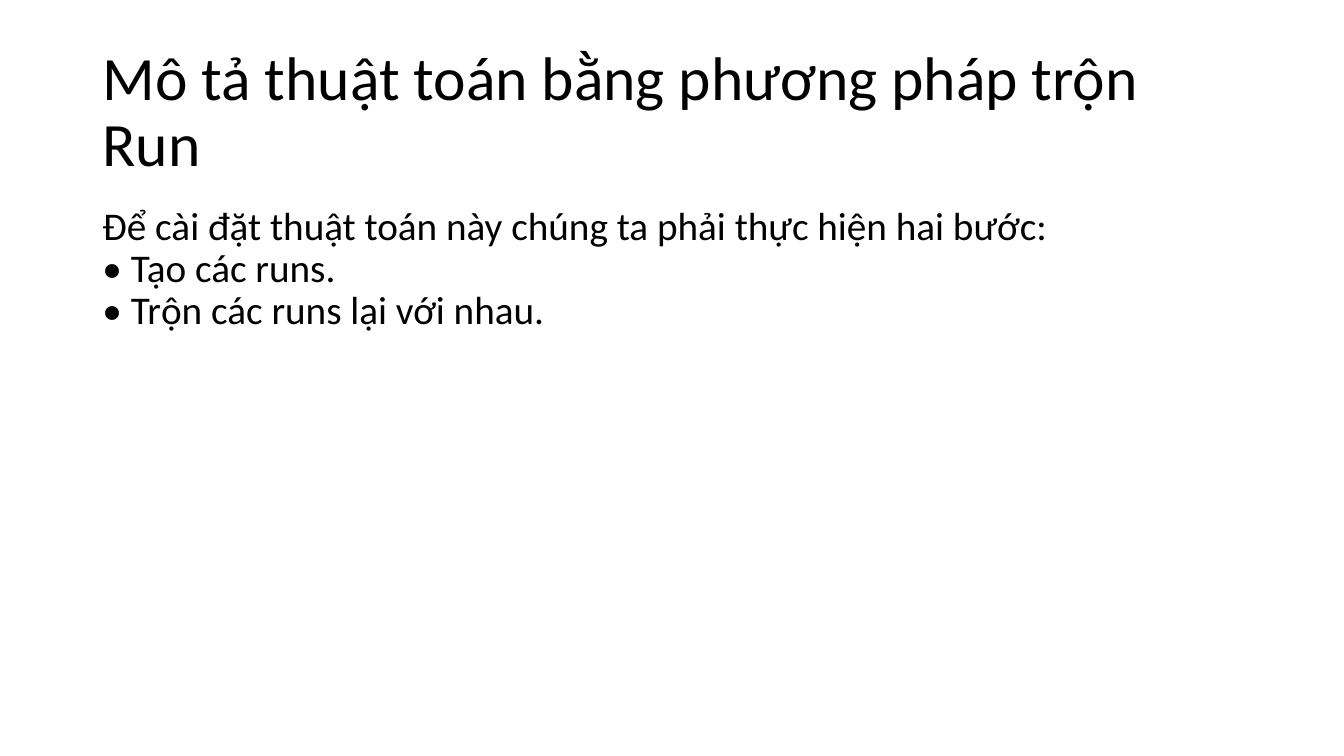
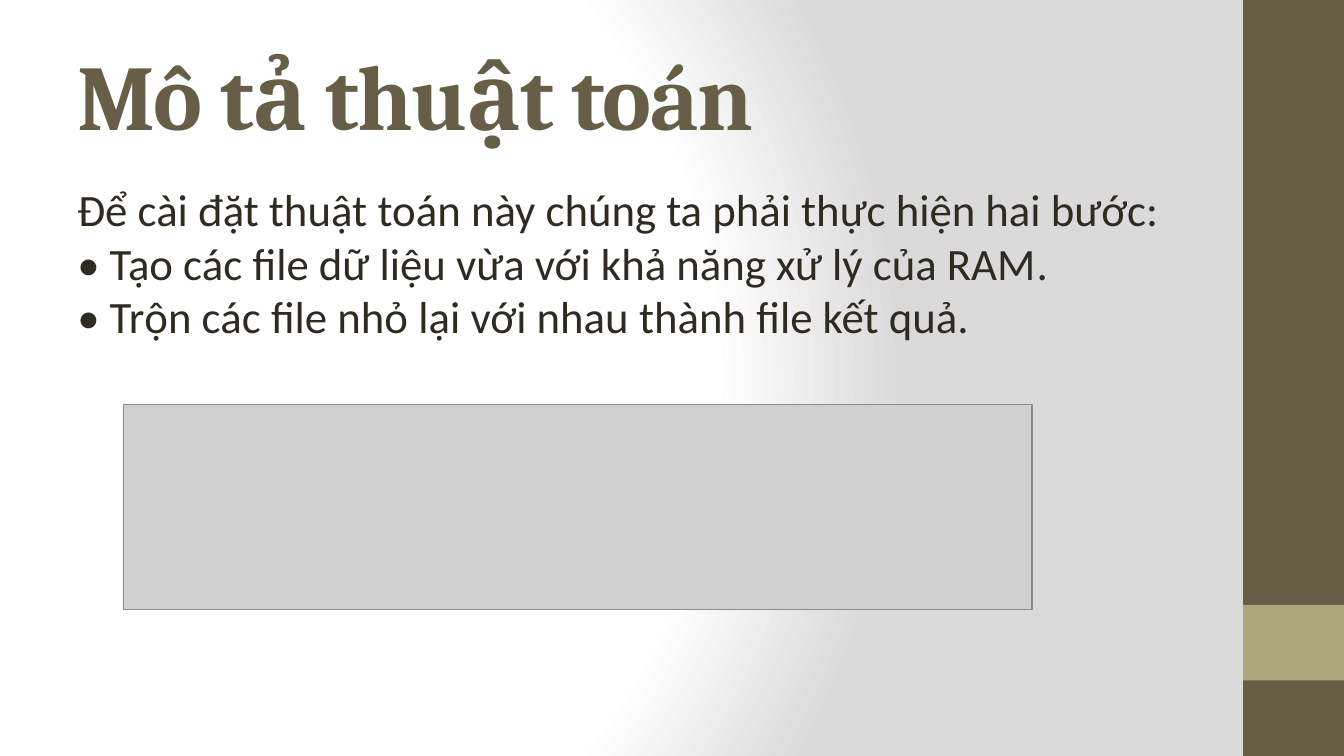
Before and after one commit to unicorn-vn/cs523-o11-team-12, a slide deck: slide 4 of slide/Sắp xếp ngoại (External Sort).pptx. Drawn at 1344x756 pixels with LibreOffice and Linux fonts; fonts in the diff are those of the drawing; grey boxes stand for pictures. Boxes give left, top, right and bottom in pixels: in the first picture for what was removed or moved away, otherwise in the second. Text is boxed around its words. In the diff, an @@ line names an element or a change of style, - is before the commit and + after.

```diff
--- a/slide/Sắp xếp ngoại (External Sort).pptx
+++ b/slide/Sắp xếp ngoại (External Sort).pptx
@@ background #FFFFFF to gradient #FFFFFF to #DADADA @@
@@ rectangle added at <box>1243,0,1344,756</box>, fill #675E47 @@
@@ title at <box>77,65,461,234</box>: text changed; size 44 to 66 pt; font Calibri to Cambria; text colour #000000 to #675E47; bold on @@
-Mô tả thuật toán bằng phương pháp trộn Run
+Mô tả thuật toán
@@ text at <box>77,191,1158,341</box>: text changed; size 28 to 32 pt; text colour #000000 to #2F2B20 @@
-Để cài đặt thuật toán này chúng ta phải thực hiện hai bước:
-• Tạo các runs.
-• Trộn các runs lại với nhau.
+Để cài đặt thuật toán này chúng ta phải thực hiện hai bước:
+• Tạo các file dữ liệu vừa với khả năng xử lý của RAM.
+• Trộn các file nhỏ lại với nhau thành file kết quả.
@@ picture added at <box>124,404,1032,609</box> @@
@@ rectangle added at <box>1243,605,1344,681</box>, fill #A9A57C @@
```
Also in this commit, not shown: 7 other slides changed, 4 slides added, 2 slides removed.
